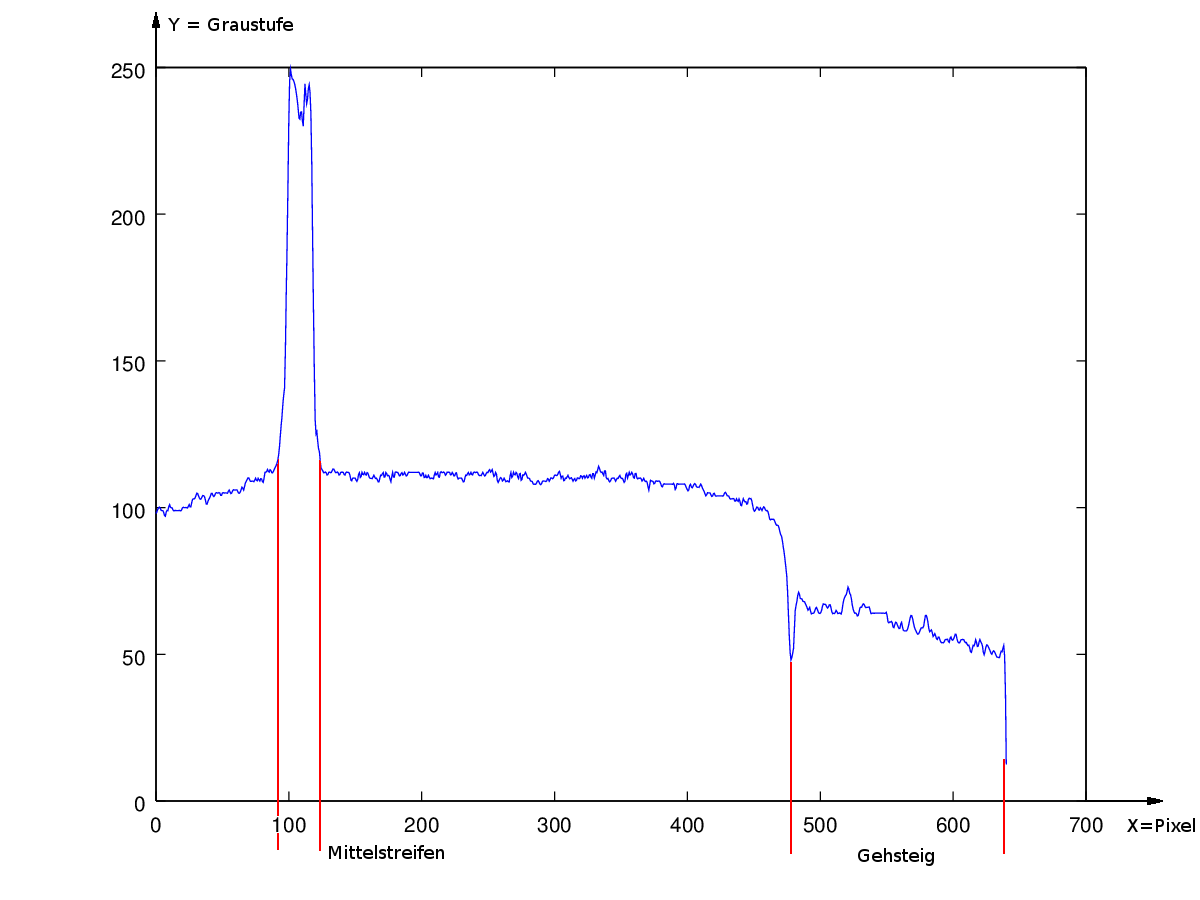
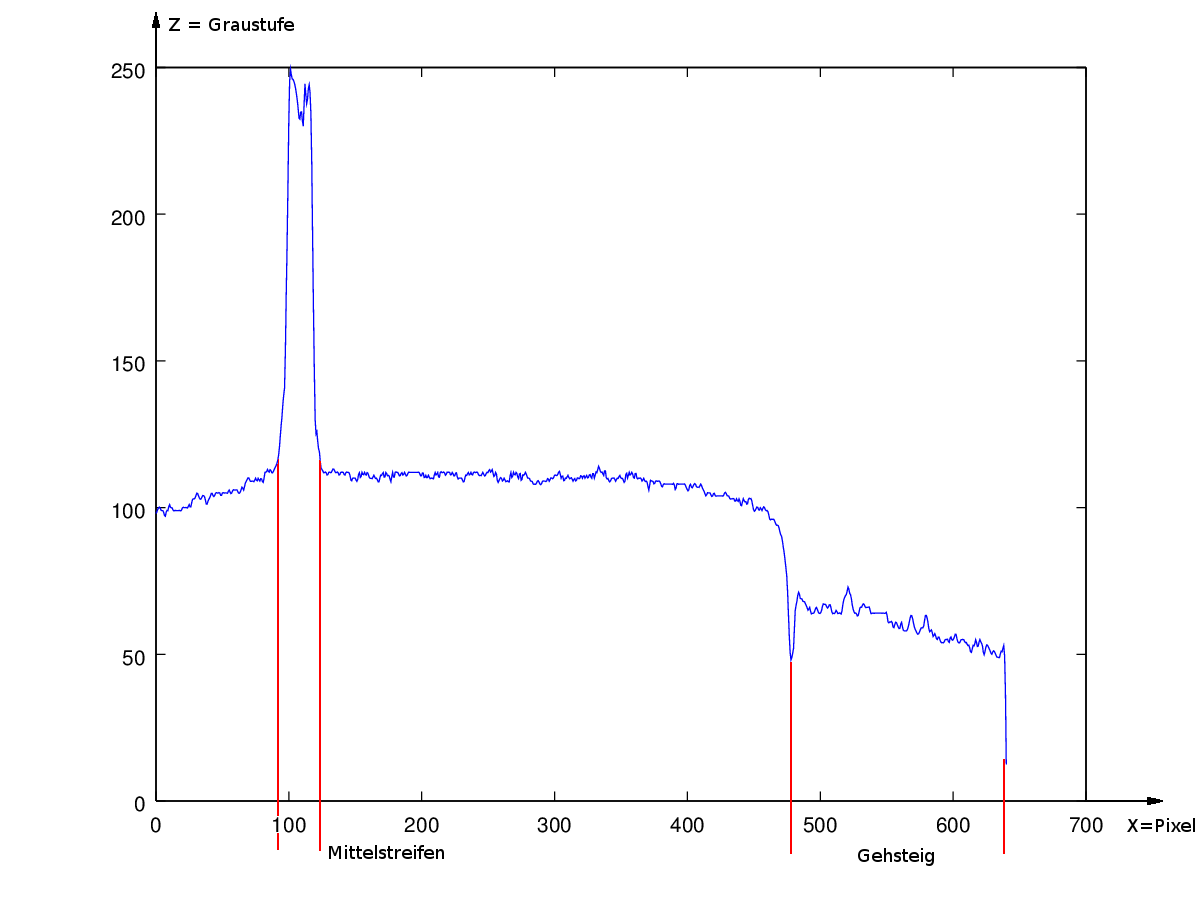
The second w=1200, h=900 image is a revision of the first. Changes to its layers:
renamed "Y = Graustufe" to "Z = Graustufe", painted on it over [168, 17, 294, 31]
